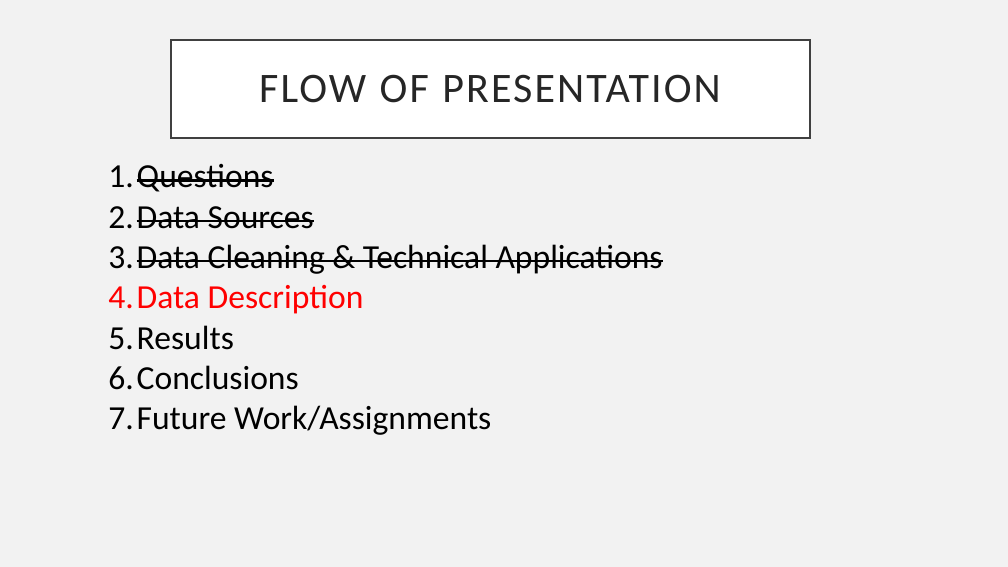
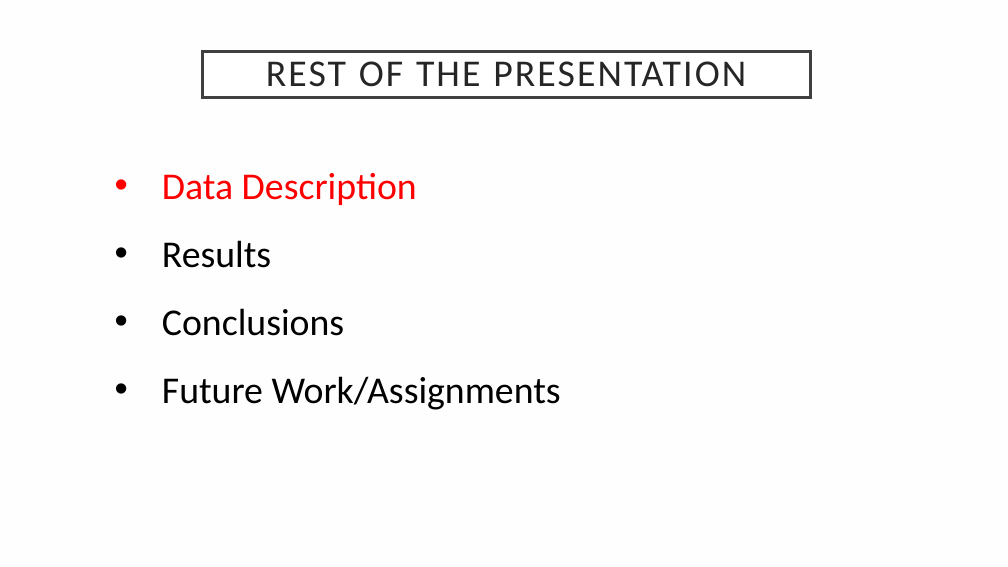
Before and after one commit to shrawantee/Project-Analysis-of-Violent-Crime-in-LA, a slide deck: slide 9 of LACity Crime-Dora.pptx. Drawn at 1008x567 pixels with LibreOffice and Linux fonts; fonts in the diff are those of the drawing. Boxes give left, top, right and bottom in pixels: in the first picture for what was removed or moved away, otherwise in the second. Text is boxed around its words. In the diff, an @@ line names an element or a change of style, - is before the commit and + after.

```diff
--- a/LACity Crime-Dora.pptx
+++ b/LACity Crime-Dora.pptx
@@ background #F2F2F2 to #FFFFFF @@
@@ title "REST OF THE PRESENTATION": place and size @@
-title "REST OF THE PRESENTATION" at [171,40,810,138]
+title "REST OF THE PRESENTATION" at [203,51,811,98]
@@ title at [266,61,746,87]: text changed; size 40 to 36 pt @@
-FLOW OF PRESENTATION
+REST OF THE PRESENTATION
@@ text "Data Description": place and size @@
-text "Data Description" at [108,164,663,435]
+text "Data Description" at [162,173,561,410]
@@ text "Data Description" at [162,173,561,410]: size 32 to 36 pt; bullet 1. to •; line spacing 1 to 1.5 @@
@@ text at [108,164,663,274]: paragraphs removed @@
-1. Questions
-2. Data Sources
-3. Data Cleaning & Technical Applications
```
Also in this commit, not shown: 18 other slides changed, 4 slides added, 5 slides removed.
